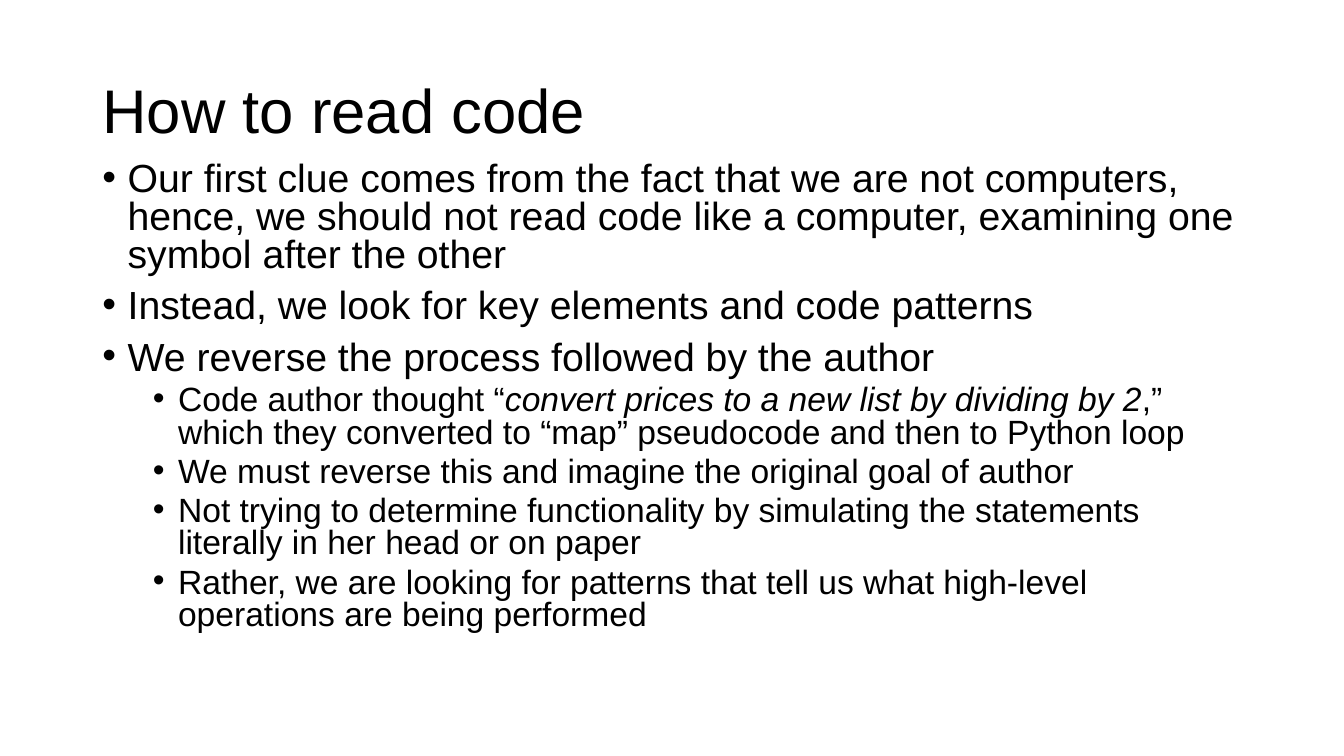
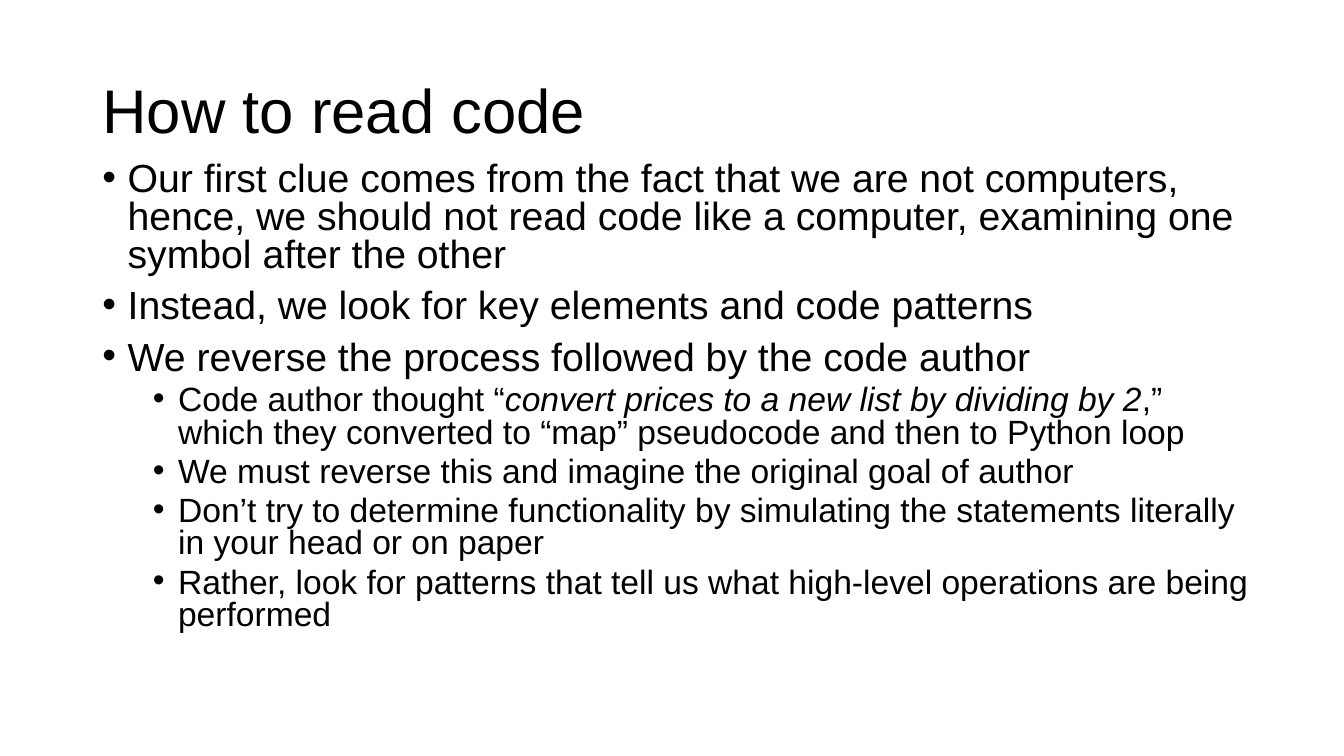
Before and after one commit to parrt/msds689, a slide deck: slide 4 of notes/reading-code.pptx. Drawn at 1344x756 pixels with LibreOffice and Linux fonts; fonts in the diff are those of the drawing; background and template pictures are left out. Boxes give left, top, right and bottom in pixels: in the first picture for what was removed or moved away, otherwise in the second. Text is boxed around its words. In the diff, an @@ line names an element or a change of style, - is before the commit and + after.

```diff
--- a/notes/reading-code.pptx
+++ b/notes/reading-code.pptx
@@ text at box(128, 342, 1030, 379): text changed @@
-• We reverse the process followed by the author
+• We reverse the process followed by the code author
@@ text at box(178, 497, 1248, 633): text changed @@
-  • Not trying to determine functionality by simulating the statements literally in her head or on paper
-  • Rather, we are looking for patterns that tell us what high-level operations are being performed
+  • Don’t try to determine functionality by simulating the statements literally in your head or on paper
+  • Rather, look for patterns that tell us what high-level operations are being performed
```
Also in this commit, not shown: 7 other slides changed, 6 other files.
